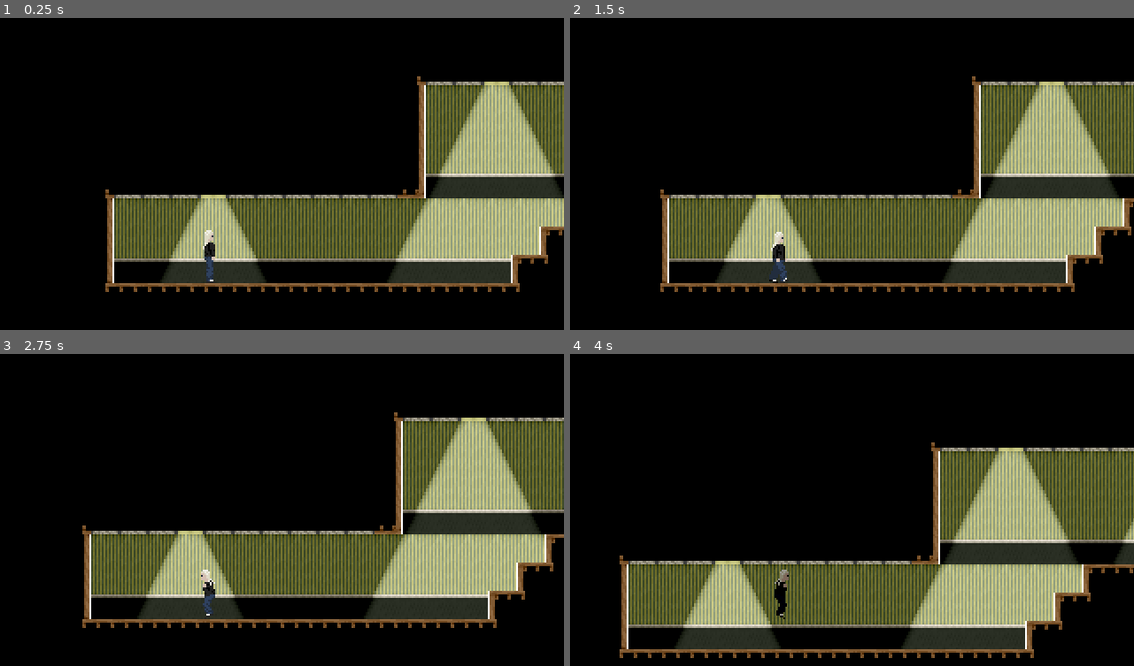
Above: before the commit, frames 1-4 (two rows, left to right).
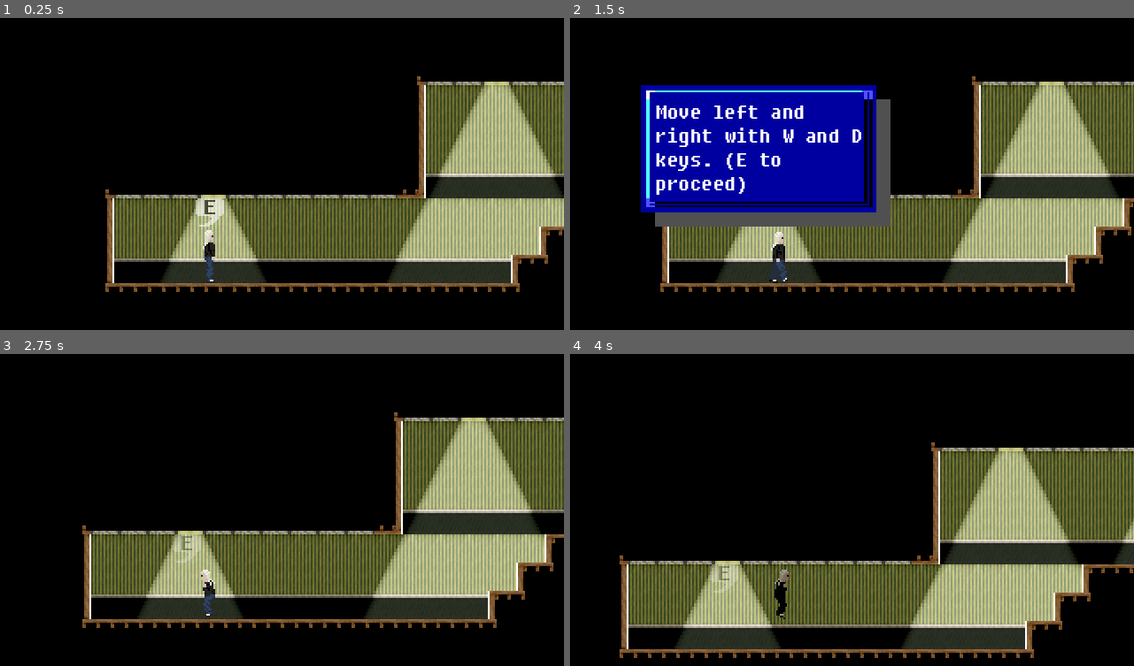
Above: after the commit, the same moments.

Repository: paulguy/player-sprite-test
Game: Godot game, scene res://game.tscn
Two runs of this game, one before a commit and one after it. Both use one fixed random seed, a clock stepped at 60 frames per second and the inputs below.
Inputs:
- Up to frame 1 (0.25 s): no input
- Up to frame 2 (1.5 s): hold Space (jump) 0.53-1.28 s; hold D (move_right) from 0.53 s (still down); tap E (use) at 0.6 s; tap Space (jump) at 1.35 s
- Up to frame 3 (2.75 s): tap Space (jump) at 1.52, 1.82 s; tap E (use) at 1.55 s; release D (move_right) at 2.03 s; hold A (move_left) from 2.03 s (still down); hold Space (jump) from 2.03 s (still down); tap S (crouch) at 2.1 s
- Up to frame 4 (4 s): release A (move_left) at 2.78 s; release Space (jump) at 2.78 s; hold D (move_right) from 2.78 s (still down); tap E (use) at 2.85, 3.6 s; tap Space (jump) at 3.02, 3.32 s; hold Space (jump) from 3.53 s (still down)

The runs differ from the first frame. In frame 1, 0.3% of the frame differs, in the area x 34-40%, y 57-67%; in frame 2, 19%, in the area x 12-57%, y 21-67%; in frame 3, 0.3%; in frame 4, 0.3%.

Commit message:
Add a text/dialog box system.
This is just the same one from my previous game, adapted and improved to
work with this.

Diff:
--- /dev/null
+++ b/TextboxLine.gd
@@ -0,0 +1,9 @@
+extends Resource
+class_name TextboxLine
+
+@export var text : String
+@export var view_ratio : float = 1.0
+
+func _init(p_text : String = "", p_view_ratio : float = 1.0):
+	text = p_text
+	view_ratio = p_view_ratio
--- a/backrooms.tscn
+++ b/backrooms.tscn
@@ -6,7 +6,9 @@
 [ext_resource type="TileSet" uid="uid://cbrqucq4o32my" path="res://lighting.tres" id="4_464cx"]
 [ext_resource type="Script" path="res://climb_area.gd" id="6_ykjhu"]
 [ext_resource type="Script" path="res://water_area.gd" id="7_wealw"]
+[ext_resource type="PackedScene" uid="uid://cy3712n7w53t" path="res://textbox_area.tscn" id="8_bqehp"]
 [ext_resource type="Script" path="res://door_area.gd" id="8_mx0ty"]
+[ext_resource type="Script" path="res://TextboxLine.gd" id="9_lp42a"]
 
 [sub_resource type="RectangleShape2D" id="RectangleShape2D_im4mu"]
 size = Vector2(96, 1000)
@@ -31,6 +33,16 @@
 
 [sub_resource type="ShaderMaterial" id="ShaderMaterial_qtvo7"]
 shader = ExtResource("3_y06f8")
+
+[sub_resource type="Resource" id="Resource_my424"]
+script = ExtResource("9_lp42a")
+text = "Move left and right with W and D keys. (E to proceed)"
+view_ratio = 2.0
+
+[sub_resource type="Resource" id="Resource_iui7x"]
+script = ExtResource("9_lp42a")
+text = "Space to jump."
+view_ratio = 2.0
 
 [node name="Backrooms" type="Node2D"]
 
@@ -157,3 +169,7 @@
 position = Vector2(0, -68)
 tile_map_data = PackedByteArray("AAA0APr/AAAEAAMAAAAyAPr/AAAGAAMAAAA=")
 tile_set = ExtResource("1_u7cjc")
+
+[node name="TextboxArea" parent="." instance=ExtResource("8_bqehp")]
+position = Vector2(-154, 32)
+text_lines = Array[ExtResource("9_lp42a")]([SubResource("Resource_my424"), SubResource("Resource_iui7x")])
--- a/project.godot
+++ b/project.godot
@@ -14,6 +14,10 @@
 run/main_scene="res://game.tscn"
 config/features=PackedStringArray("4.3", "Forward Plus")
 config/icon="res://icon.svg"
+
+[autoload]
+
+TextboxCache="*res://textbox_cache.gd"
 
 [display]
 
@@ -54,6 +58,11 @@
 "events": [Object(InputEventKey,"resource_local_to_scene":false,"resource_name":"","device":-1,"window_id":0,"alt_press …(192 unchanged characters)…
 ]
 }
+cancel={
+"deadzone": 0.5,
+"events": [Object(InputEventKey,"resource_local_to_scene":false,"resource_name":"","device":0,"window_id":0,"alt_pressed":false,"shift_pressed":false,"ctrl_pressed":false,"meta_pressed":false,"pressed":false,"keycode":0,"physical_keycode":4194305,"key_label":0,"unicode":0,"location":0,"echo":false,"script":null)
+]
+}
 
 [rendering]
 
--- /dev/null
+++ b/textbox.gd
@@ -0,0 +1,60 @@
+extends NinePatchRect
+class_name Textbox
+
+@onready var textbox = $"Textbox Text"
+var font
+var border_margin
+
+func set_text(text_line : TextboxLine) -> Vector2:
+	var text_cache : Dictionary = TextboxCache.text_cache
+
+	var text : String = text_line.text
+	var ratio : float = text_line.view_ratio
+
+	# produce the key for caching purposes
+	#var key : Array = [text, ratio]
+
+	# set the text, but try not to get it to adjust anything right away
+	textbox.autowrap_mode = TextServer.AUTOWRAP_OFF
+	textbox.fit_content = false
+	textbox.text = text
+
+	if text_line in text_cache:
+		textbox.size.x = text_cache[text_line]
+		# turn wrapping back on
+		textbox.autowrap_mode = TextServer.AUTOWRAP_WORD_SMART
+		textbox.fit_content = true
+	else:
+		# if a width still wasn't found in the cache, calculate it
+
+		# get the max string length (wrapping hasn't happened)
+		var text_width = textbox.get_content_width()
+
+		# set max width to prevent wrapping
+		textbox.size.x = text_width
+		# set wrapping mode to start
+		textbox.autowrap_mode = TextServer.AUTOWRAP_WORD_SMART
+		textbox.fit_content = true
+		# binary search for the width closest to the desired ratio
+		var low = 0.0
+		var high = text_width
+		# this feels fragile...
+		while abs(low - high) > 1.0:
+			textbox.size.x = low + ((high - low) / 2)
+			if textbox.get_content_width() / textbox.get_content_height() < ratio:
+				low = textbox.size.x
+			else:
+				high = textbox.size.x
+		text_cache[text_line] = textbox.size.x
+
+	# set the box width around the border
+	size = Vector2(textbox.get_content_width(), textbox.get_content_height()) + border_margin
+
+	return size
+
+# Called when the node enters the scene tree for the first time.
+func _ready():
+	# get the fixed border size
+	border_margin = Vector2(patch_margin_left + patch_margin_right,
+							patch_margin_top + patch_margin_bottom)
+	textbox.position = Vector2(patch_margin_left, patch_margin_top)
--- /dev/null
+++ b/textbox.tscn
@@ -0,0 +1,27 @@
+[gd_scene load_steps=5 format=3 uid="uid://33djf7gddlrm"]
+
+[ext_resource type="Texture2D" uid="uid://o07qulyjesx4" path="res://textbox-border.png" id="1_ryswp"]
+[ext_resource type="Script" path="res://textbox.gd" id="2_bhj23"]
+[ext_resource type="FontFile" uid="uid://dfinjgbkmygu8" path="res://FSEX302-alt.ttf" id="3_yp84b"]
+
+[sub_resource type="Theme" id="Theme_ekoy3"]
+default_font = ExtResource("3_yp84b")
+default_font_size = 13
+
+[node name="Textbox" type="NinePatchRect"]
+offset_right = 197.0
+offset_bottom = 154.0
+texture = ExtResource("1_ryswp")
+patch_margin_left = 8
+patch_margin_top = 8
+patch_margin_right = 16
+patch_margin_bottom = 16
+script = ExtResource("2_bhj23")
+
+[node name="Textbox Text" type="RichTextLabel" parent="."]
+layout_mode = 0
+offset_right = 40.0
+offset_bottom = 40.0
+theme = SubResource("Theme_ekoy3")
+autowrap_mode = 0
+shortcut_keys_enabled = false
--- /dev/null
+++ b/textbox_area.gd
@@ -0,0 +1,52 @@
+extends Area2D
+class_name TextboxArea
+
+@export var text_lines : Array[TextboxLine]
+@export var freeze_player : bool = false
+@export var cancelable : bool = true
+
+@onready var sprite : Sprite2D = $"Attention Sprite"
+@onready var anim : AnimationPlayer = $"Attention Sprite Anim"
+@onready var textbox : Textbox = $"Textbox"
+@onready var shape : CollisionShape2D = $"CollisionShape2D"
+
+var player : Player = null
+var textbox_showing : int = -1
+
+func done():
+	textbox_showing = -1
+	textbox.visible = false
+	player.process_mode = Node.PROCESS_MODE_INHERIT
+
+func _ready():
+	body_entered.connect(_on_body_entered)
+	body_exited.connect(_on_body_exited)
+	textbox.visible = false
+
+func _on_body_entered(body: Node2D) -> void:
+	if body is Player:
+		anim.play(&"fade in")
+		player = body
+
+func _on_body_exited(body: Node2D) -> void:
+	if body is Player:
+		anim.play(&"fade out")
+		if textbox_showing >= 0:
+			done()
+		player = null
+
+func _process(_delta : float):
+	if player != null:
+		if Input.is_action_just_pressed("use"):
+			textbox_showing += 1
+			if textbox_showing == len(text_lines):
+				done()
+			else:
+				if freeze_player:
+					player.process_mode = Node.PROCESS_MODE_DISABLED
+				textbox.visible = false
+				var size : Vector2 = textbox.set_text(text_lines[textbox_showing])
+				textbox.position = Vector2(size.x / -2.0, -size.y - (shape.shape.get_rect().size.y / 2.0))
+				textbox.visible = true
+		elif cancelable and Input.is_action_just_pressed("cancel"):
+			done()
--- /dev/null
+++ b/textbox_area.tscn
@@ -0,0 +1,81 @@
+[gd_scene load_steps=9 format=3 uid="uid://cy3712n7w53t"]
+
+[ext_resource type="Script" path="res://textbox_area.gd" id="1_uguv3"]
+[ext_resource type="Texture2D" uid="uid://bee52j4tmvfxt" path="res://text-bubble.png" id="2_k4d4p"]
+[ext_resource type="PackedScene" uid="uid://33djf7gddlrm" path="res://textbox.tscn" id="3_64sto"]
+
+[sub_resource type="RectangleShape2D" id="RectangleShape2D_jbfu1"]
+size = Vector2(20, 32)
+
+[sub_resource type="Animation" id="Animation_ct04s"]
+resource_name = "fade in"
+length = 0.5
+tracks/0/type = "value"
+tracks/0/imported = false
+tracks/0/enabled = true
+tracks/0/path = NodePath("Attention Sprite:modulate")
+tracks/0/interp = 1
+tracks/0/loop_wrap = true
+tracks/0/keys = {
+"times": PackedFloat32Array(0, 0.5),
+"transitions": PackedFloat32Array(1, 1),
+"update": 0,
+"values": [Color(1, 1, 1, 0.247059), Color(1, 1, 1, 1)]
+}
+
+[sub_resource type="Animation" id="Animation_tpdvx"]
+length = 0.001
+tracks/0/type = "value"
+tracks/0/imported = false
+tracks/0/enabled = true
+tracks/0/path = NodePath("Attention Sprite:modulate")
+tracks/0/interp = 1
+tracks/0/loop_wrap = true
+tracks/0/keys = {
+"times": PackedFloat32Array(0),
+"transitions": PackedFloat32Array(1),
+"update": 0,
+"values": [Color(1, 1, 1, 0.247059)]
+}
+
+[sub_resource type="Animation" id="Animation_iiewc"]
+resource_name = "fade out"
+length = 0.5
+tracks/0/type = "value"
+tracks/0/imported = false
+tracks/0/enabled = true
+tracks/0/path = NodePath("Attention Sprite:modulate")
+tracks/0/interp = 1
+tracks/0/loop_wrap = true
+tracks/0/keys = {
+"times": PackedFloat32Array(0, 0.5),
+"transitions": PackedFloat32Array(1, 1),
+"update": 0,
+"values": [Color(1, 1, 1, 1), Color(1, 1, 1, 0.247059)]
+}
+
+[sub_resource type="AnimationLibrary" id="AnimationLibrary_wn7qh"]
+_data = {
+"RESET": SubResource("Animation_tpdvx"),
+"fade in": SubResource("Animation_ct04s"),
+"fade out": SubResource("Animation_iiewc")
+}
+
+[node name="TextboxArea" type="Area2D"]
+script = ExtResource("1_uguv3")
+
+[node name="CollisionShape2D" type="CollisionShape2D" parent="."]
+shape = SubResource("RectangleShape2D_jbfu1")
+
+[node name="Attention Sprite" type="Sprite2D" parent="."]
+modulate = Color(1, 1, 1, 0.247059)
+position = Vector2(0, -24)
+texture = ExtResource("2_k4d4p")
+
+[node name="Attention Sprite Anim" type="AnimationPlayer" parent="."]
+libraries = {
+"": SubResource("AnimationLibrary_wn7qh")
+}
+
+[node name="Textbox" parent="." instance=ExtResource("3_64sto")]
+visible = false
--- /dev/null
+++ b/textbox_cache.gd
@@ -0,0 +1,3 @@
+extends Node
+
+var text_cache : Dictionary = {}
Binary file added: FSEX302-alt.ttf
Not shown, added: FSEX302-alt.ttf.import
Not shown: 1 places in backrooms.tscn that only renumber resources
Binary file added: text-bubble.aseprite
Binary file added: text-bubble.png
Not shown, added: text-bubble.png.import
Binary file added: textbox-border.aseprite
Binary file added: textbox-border.png
Not shown, added: textbox-border.png.import
